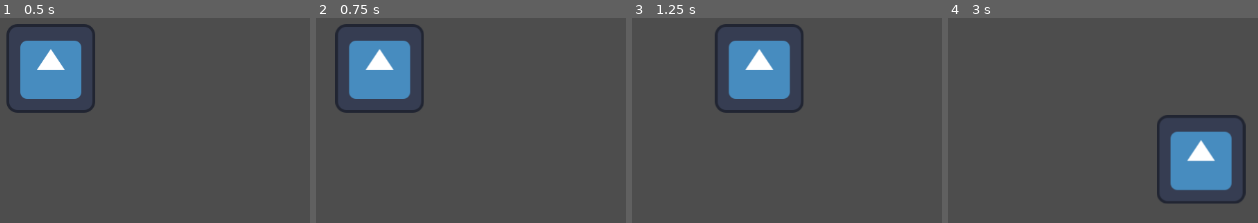
Above: before the commit, frames 1-4 (left to right).
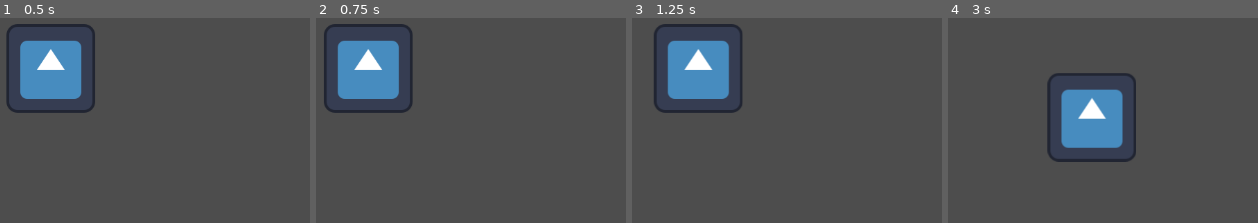
Above: after the commit, the same moments.

Repository: dkomnen/game_resources_mega_repo
Game: Godot game, scene res://scenes/top_down_test.tscn
Same seed, same stepped clock (60 frames per second), same inputs: the game is played once before the commit and once after it. This scene is started directly instead of the project's main scene. The engine's default icon, where the game draws it, is replaced by a stand-in: a white triangle on a blue panel in a dark square.
Inputs:
- Up to frame 1 (0.5 s): no input
- Up to frame 2 (0.75 s): tap Enter at 0.5 s; hold Right (ui_right) from 0.53 s (still down)
- Up to frame 3 (1.25 s): keep holding Right (ui_right)
- Up to frame 4 (3 s): release Right (ui_right) at 1.28 s; hold Down (ui_down) 1.28-2.03 s; hold Right (ui_right) 2.03-2.78 s; hold Up (ui_up) from 2.78 s (still down)

Frame 1 is identical in both runs. In frame 2, 4.5% of the frame differs, in the area x 2-35%, y 2-47%; in frame 3, 13%; in frame 4, 15%, in the area x 31-97%, y 26-91%.

Commit message:
accelleration delta scaling

Diff:
--- a/templates_project/scenes/top_down_test.tscn
+++ b/templates_project/scenes/top_down_test.tscn
@@ -13,6 +13,7 @@
 motion_mode = 1
 script = ExtResource("1_ynpkk")
 movement_speed = 200.0
+accelleration = 0.5
 
 [node name="Sprite2D" type="Sprite2D" parent="CharacterBody2D"]
 texture = ExtResource("2_pi7co")
--- a/templates_project/templates/player_controllers/top_down_controller/top_down_player_controller.gd
+++ b/templates_project/templates/player_controllers/top_down_controller/top_down_player_controller.gd
@@ -1,14 +1,14 @@
 extends CharacterBody2D
 
 @export var movement_speed: float = 100
-@export_range(0, 1, 0.01) var accelleration: float = 0.1
+@export var accelleration: float = 0.1
 
 var direction = Vector2()
 
-func _physics_process(_delta):
+func _physics_process(delta):
 	direction.x = Input.get_axis("ui_left", "ui_right")
 	direction.y =  Input.get_axis("ui_up", "ui_down")
 
-	velocity = velocity.lerp(direction.normalized() * movement_speed, accelleration)
+	velocity = velocity.lerp(direction.normalized() * movement_speed, accelleration * delta)
 
 	move_and_slide()
